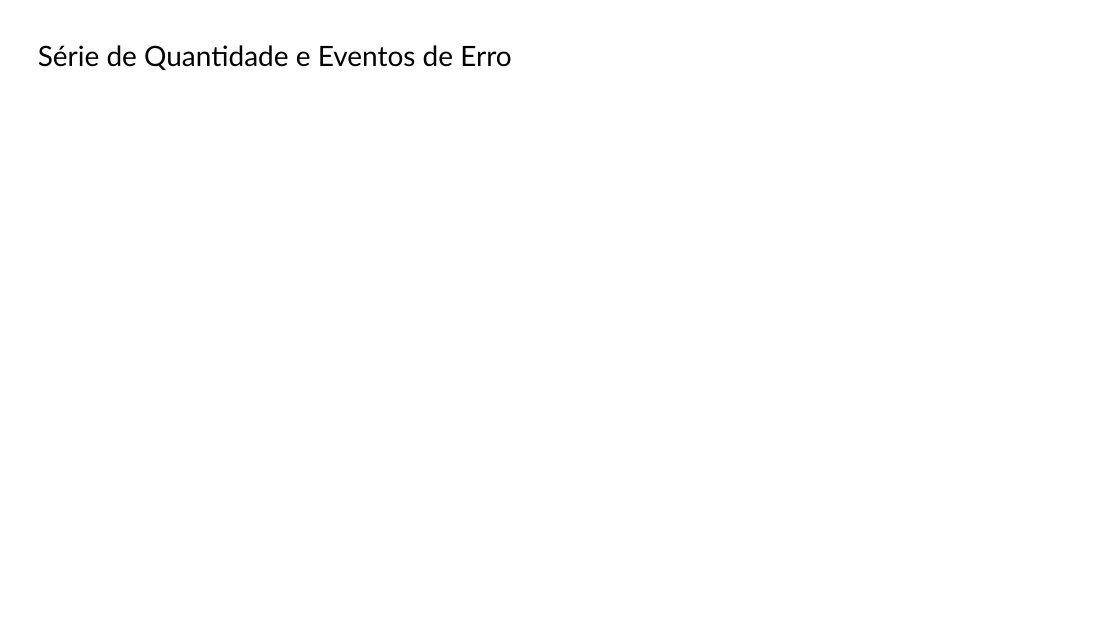
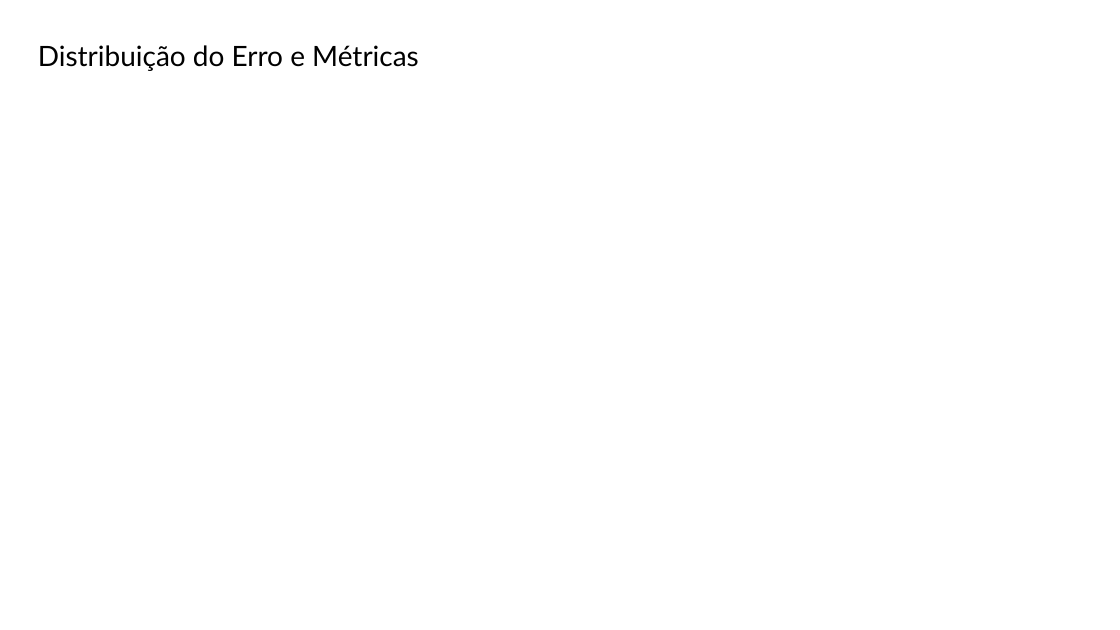
Before and after one commit to Daniel-Alexandre-Ramazzotte/Modelo-Vendas-Diario, a slide deck: slide 24 of Apresentacao/Projecao de Vendas Definição Modelo v2.pptx (slide 52 before the commit). Drawn at 1120x630 pixels with LibreOffice and Linux fonts; fonts in the diff are those of the drawing; background and template pictures are left out. Boxes give left, top, right and bottom in pixels: in the first picture for what was removed or moved away, otherwise in the second. Text is boxed around its words. In the diff, an @@ line names an element or a change of style, - is before the commit and + after.

```diff
--- a/Apresentacao/Projecao de Vendas Definição Modelo v2.pptx
+++ b/Apresentacao/Projecao de Vendas Definição Modelo v2.pptx
@@ title at [38, 45, 419, 71]: text changed @@
-Série de Quantidade e Eventos de Erro
+Distribuição do Erro e Métricas
```
Also in this commit, not shown: 13 other slides changed, 68 slides added, 11 slides removed, 50 other files.
